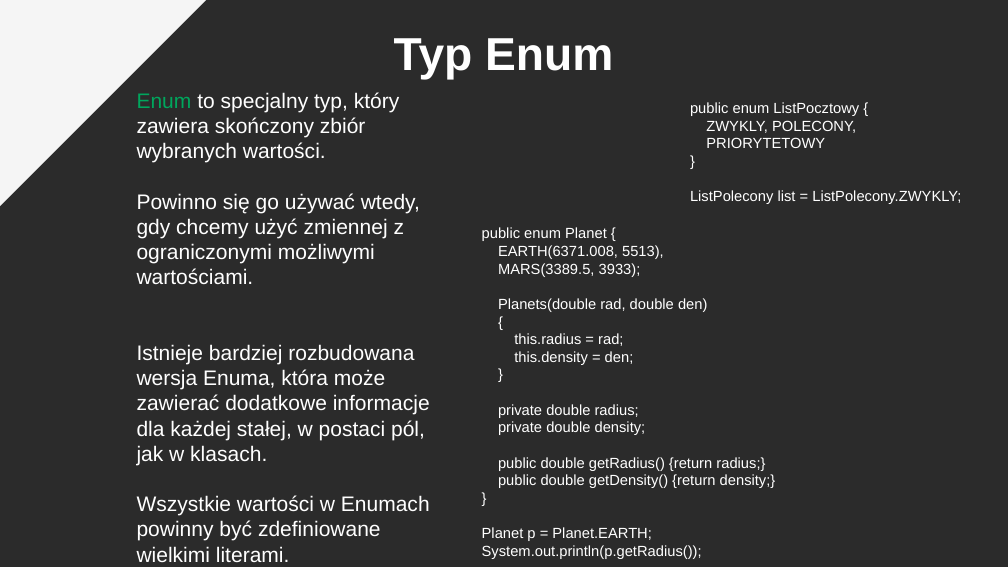
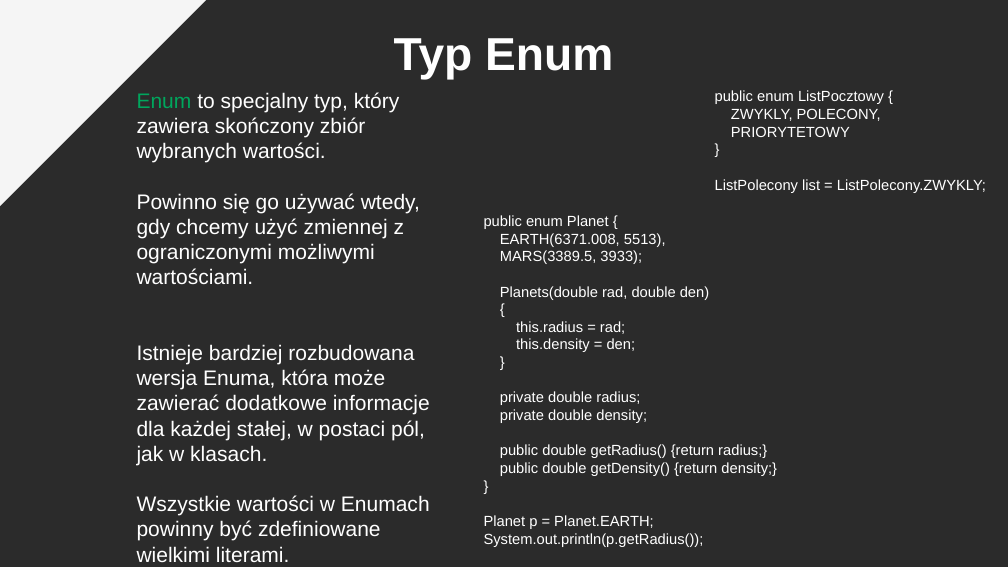
Before and after one commit to pkrajnik/WprowadzenieDoJava4Zajecia, a slide deck: slide 23 of WprowadzenieDoJezykaJAVA_v2_PiotrKrajnik.pptx. Drawn at 1008x567 pixels with LibreOffice and Linux fonts; fonts in the diff are those of the drawing; background and template pictures are left out; a plain dark background stands for a picture behind light text. Boxes give left, top, right and bottom in pixels: in the first picture for what was removed or moved away, otherwise in the second. Text is boxed around its words. In the diff, an @@ line names an element or a change of style, - is before the commit and + after.

```diff
--- a/WprowadzenieDoJezykaJAVA_v2_PiotrKrajnik.pptx
+++ b/WprowadzenieDoJezykaJAVA_v2_PiotrKrajnik.pptx
@@ text "public enum ListPocztowy {": place and size @@
-text "public enum ListPocztowy {" at [690, 102, 961, 204]
+text "public enum ListPocztowy {" at [715, 90, 986, 193]
@@ text "public enum Planet {": place and size @@
-text "public enum Planet {" at [482, 227, 776, 559]
+text "public enum Planet {" at [484, 215, 777, 547]
```
Also in this commit, not shown: 5 other slides changed.
